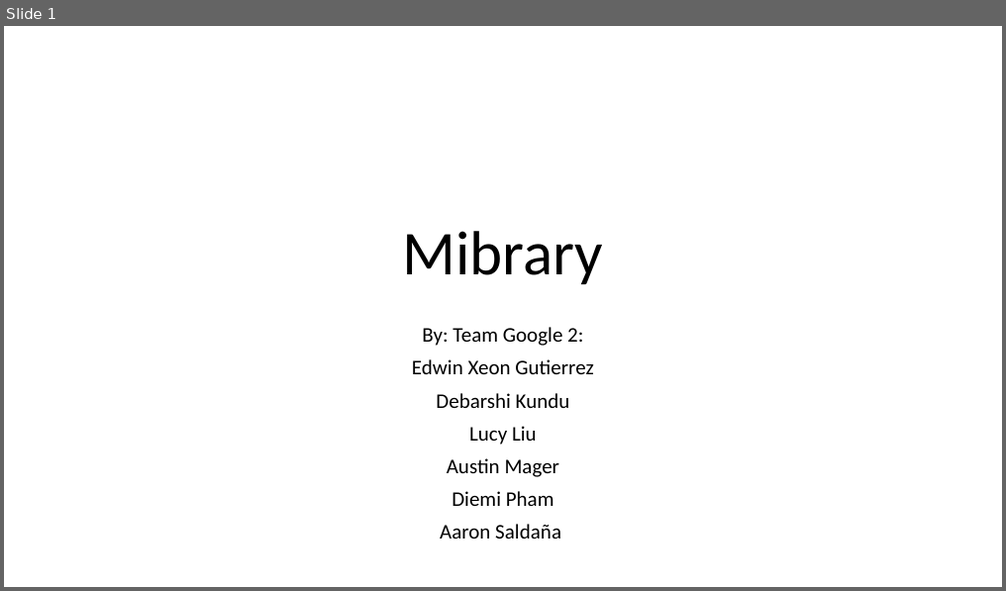
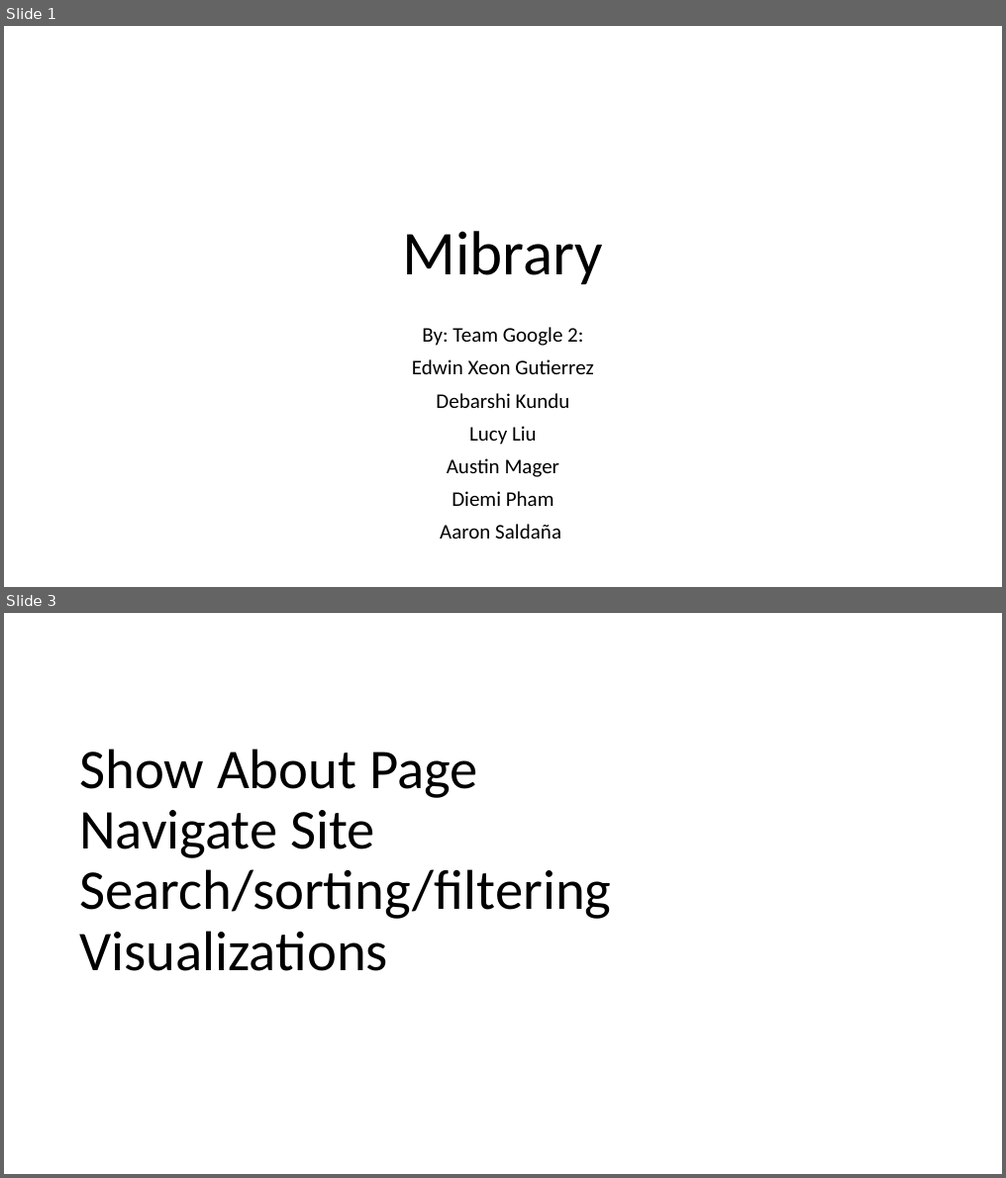
Before and after one commit to pdiemi/mibrary, a slide deck: Mibrary.pptx. Shown one above the other, each under a label of ours: slide 1 before the commit, slides 1 and 3 after it; the slides between them are not shown. The pictures are 1006x591 and 1006x1178 pixels, drawn with LibreOffice and Linux fonts; fonts in the diff are those of the drawing. Boxes give left, top, right and bottom in pixels: in the first picture for what was removed or moved away, otherwise in the second. Text is boxed around its words. In the diff, an @@ line names an element or a change of style, - is before the commit and + after.

```diff
--- a/Mibrary.pptx
+++ b/Mibrary.pptx
@@ slide 3 added at bbox=[4, 613, 1002, 1174], background #FFFFFF @@
@@ title added at bbox=[79, 749, 611, 971], 54 pt, text #000000 @@
+Show About Page
+Navigate Site
+Search/sorting/filtering
+Visualizations
```
Also in this commit, not shown: 5 other slides added, 1 slide removed, 3 other files.
